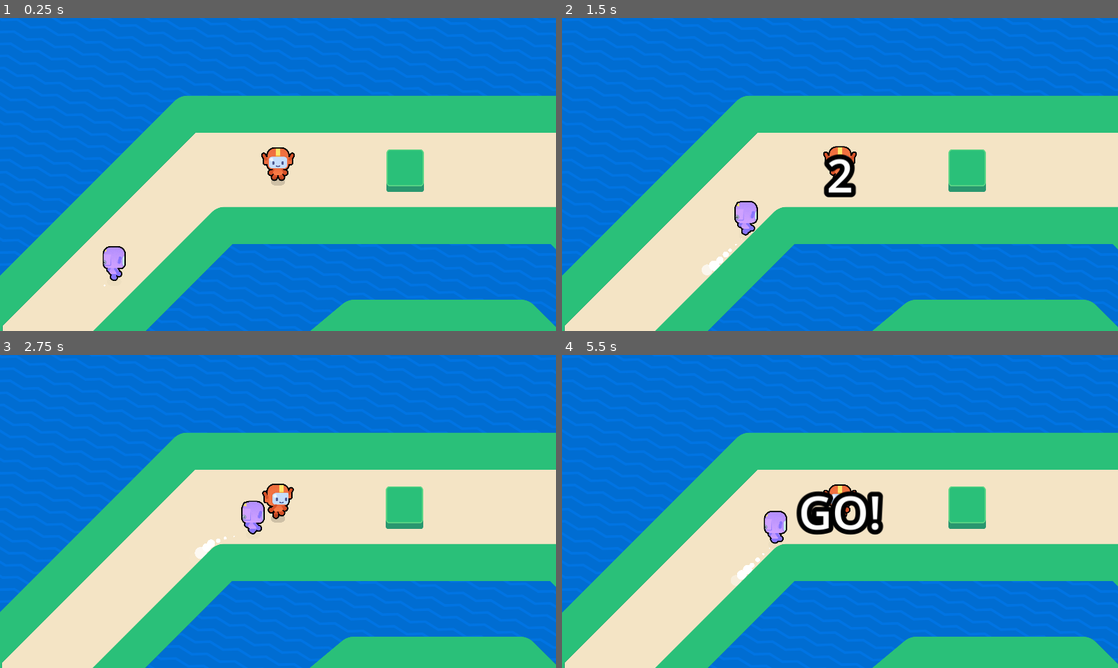
Above: before the commit, frames 1-4 (two rows, left to right).
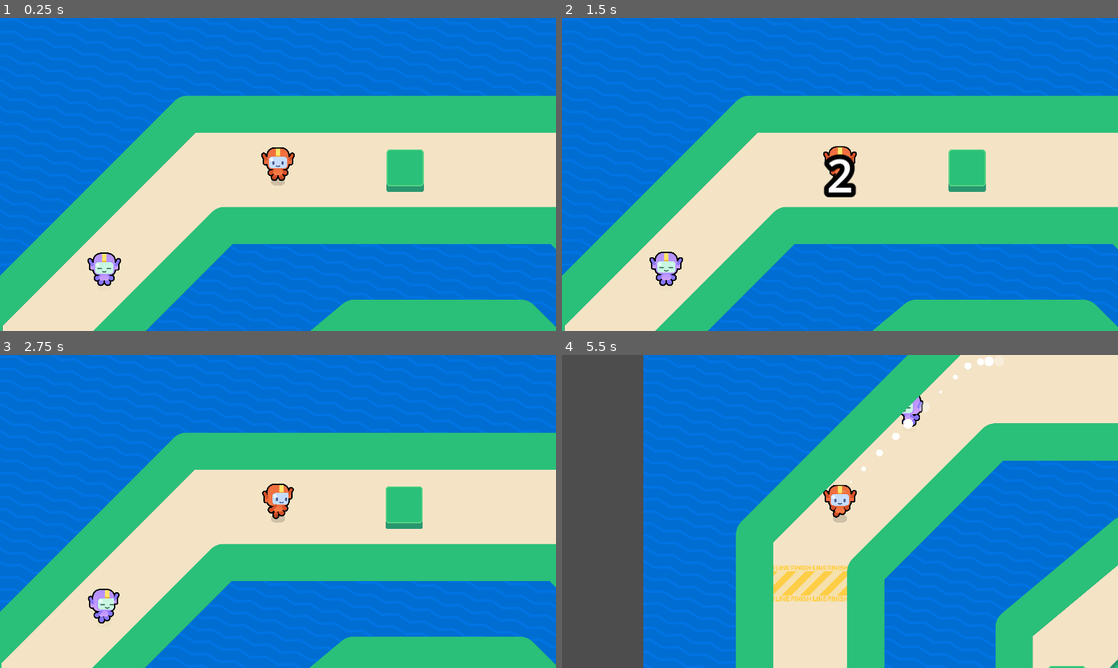
Above: after the commit, the same moments.

Repository: Yy101488/M9-Top-Down-Movement
Game: Godot game, scene res://lessons/game.tscn
Same seed, same stepped clock (60 frames per second), same inputs: the game is played once before the commit and once after it.
Inputs (mouse positions are in pixels of both pictures, inside the frame that each line leads up to):
- Up to frame 1 (0.25 s): no input
- Up to frame 2 (1.5 s): tap Enter at 0.5 s; move the mouse to (962, 158) at 0.52 s; hold Right (move_right) 0.53-1.28 s; tap Z at 0.6, 1.35 s; click (962, 158) at 0.67 s; tap Space at 0.77 s; move the mouse to (728, 190) at 1.27 s; hold Down (move_down) from 1.28 s (still down)
- Up to frame 3 (2.75 s): tap Space at 1.52 s; move the mouse to (333, 442) at 2.02 s; release Down (move_down) at 2.03 s; hold Right (move_right) from 2.03 s (still down); tap Z at 2.1 s
- Up to frame 4 (5.5 s): move the mouse to (812, 574) at 2.77 s; release Right (move_right) at 2.78 s; hold Up (move_up) 2.78-3.53 s; tap Z every 0.75 s from 2.85 to 5.1 s; click (812, 574) at 2.92 s; tap Space at 3.02, 3.77, 4.52 s; move the mouse to (1006, 558) at 3.52 s; hold Left (move_left) 3.53-5.03 s; move the mouse to (673, 464) at 4.27 s; move the mouse to (867, 511) at 5.02 s; hold Down (move_down) from 5.03 s (still down); click (867, 511) at 5.17 s

The runs differ from the first frame. In frame 1, 0.6% of the frame differs, in the area x 15-23%, y 72-86%; in frame 2, 1.0%; in frame 3, 1.2%; in frame 4, 72%, in the area x 0-100%, y 0-100%.
Error before the commit: Cannot call method 'set_physics_process' on a null value. (res://lessons/game.gd:37)

Commit message:
finished Module 9 lesson 15

Diff:
--- a/lessons/bouncer.gd
+++ b/lessons/bouncer.gd
@@ -9,7 +9,7 @@
 
 
 @export var max_speed:=600.0
-@export var acceleration:=1200.0
+@export var acceleration:=1000.0
 @export var avoidance_strength :=21000.0
 
 func _physics_process(delta: float) -> void:
@@ -39,7 +39,11 @@
 		_dust.emitting = false
 
 func get_global_player_position() -> Vector2:
-	return get_tree().root.get_node("Game/Runner").global_position
+	var runner_node=get_tree().root.get_node("Game/Runner")
+	if runner_node:
+		return runner_node.global_position
+	else:
+		return global_position
 
 func _ready() -> void:
 	_hit_box.body_entered.connect(func(body:Node)->void:
@@ -51,6 +55,12 @@
 
 	for raycast: RayCast2D in _raycasts.get_children():
 		if raycast.is_colliding():
+			pass
+	return avoidance_force
+
+
+	for raycast: RayCast2D in _raycasts.get_children():
+		if raycast.is_colliding():
 			var collision_position := raycast.get_collision_point()
 			var direction_away_from_obstacle := collision_position.direction_to(raycast.global_position)
 			var ray_length := raycast.target_position.length()
--- a/lessons/bouncer.tscn
+++ b/lessons/bouncer.tscn
@@ -96,11 +96,30 @@
 
 [node name="RayCast2D" type="RayCast2D" parent="Raycasts"]
 position = Vector2(1, -25)
-rotation = 1.12795
-target_position = Vector2(100, -45)
+rotation = 1.40073
+target_position = Vector2(50, -45)
 
 [node name="RayCast2D2" type="RayCast2D" parent="Raycasts"]
-position = Vector2(1, -23)
-rotation = 2.25591
-scale = Vector2(1, 1)
-target_position = Vector2(98.7055, 14.9069)
+position = Vector2(1, -25)
+rotation = 3.24734
+target_position = Vector2(50, -45)
+
+[node name="RayCast2D3" type="RayCast2D" parent="Raycasts"]
+position = Vector2(1, -25)
+rotation = 2.57102
+target_position = Vector2(60, -45)
+
+[node name="RayCast2D4" type="RayCast2D" parent="Raycasts"]
+position = Vector2(1, -25)
+rotation = 0.798624
+target_position = Vector2(50, -45)
+
+[node name="RayCast2D5" type="RayCast2D" parent="Raycasts"]
+position = Vector2(1, -25)
+rotation = 3.85086
+target_position = Vector2(50, -45)
+
+[node name="RayCast2D6" type="RayCast2D" parent="Raycasts"]
+position = Vector2(1, -25)
+rotation = 1.87673
+target_position = Vector2(60, -45)
--- a/lessons/game.tscn
+++ b/lessons/game.tscn
@@ -31,6 +31,7 @@
 position = Vector2(-516, -764)
 
 [node name="Bouncer" parent="." instance=ExtResource("5_0mx76")]
+unique_name_in_owner = true
 position = Vector2(-1116, -400)
 
 [node name="SimpleObstacle" parent="." instance=ExtResource("2_4o7yg")]
--- a/lessons/runner.gd
+++ b/lessons/runner.gd
@@ -6,7 +6,7 @@
 
 
 @export var max_speed:=600.0
-@export var acceleration:=1200.0
+@export var acceleration:=2000.0
 @export var deceleration := 1080.0
 
 signal walked_to
